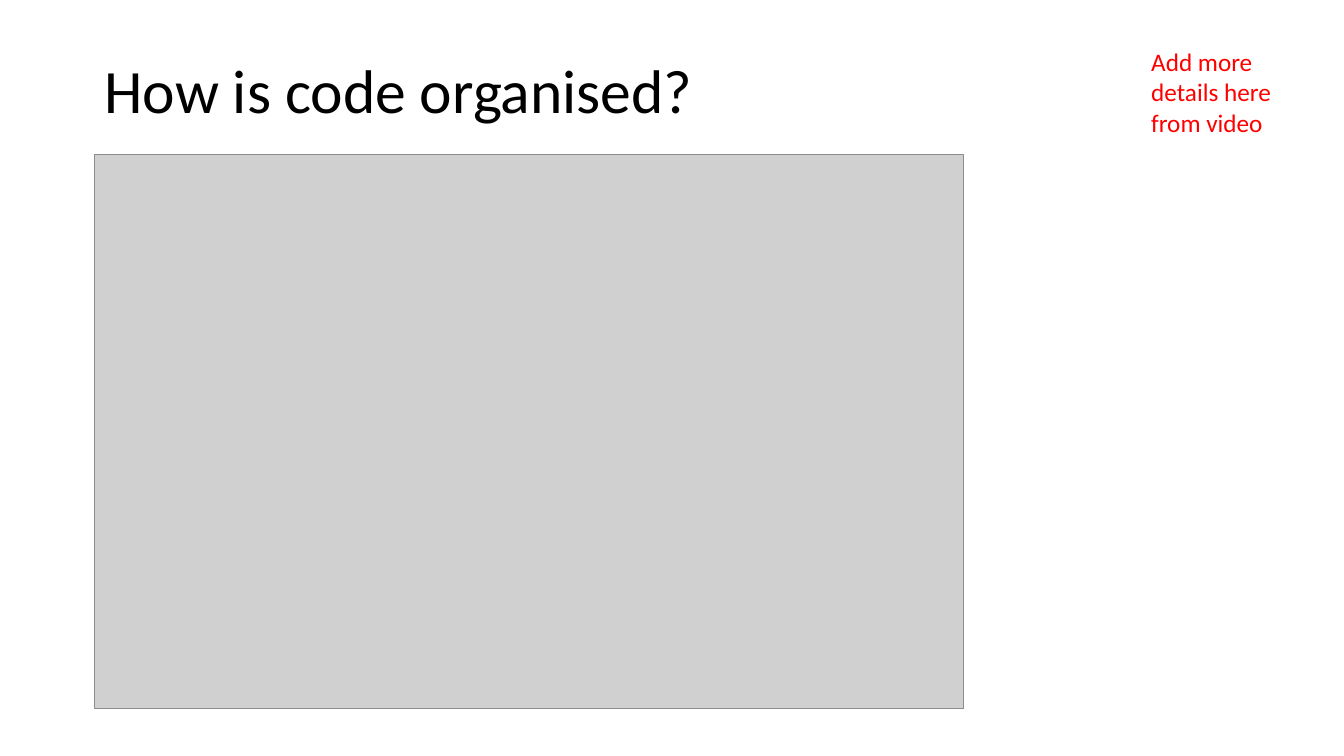
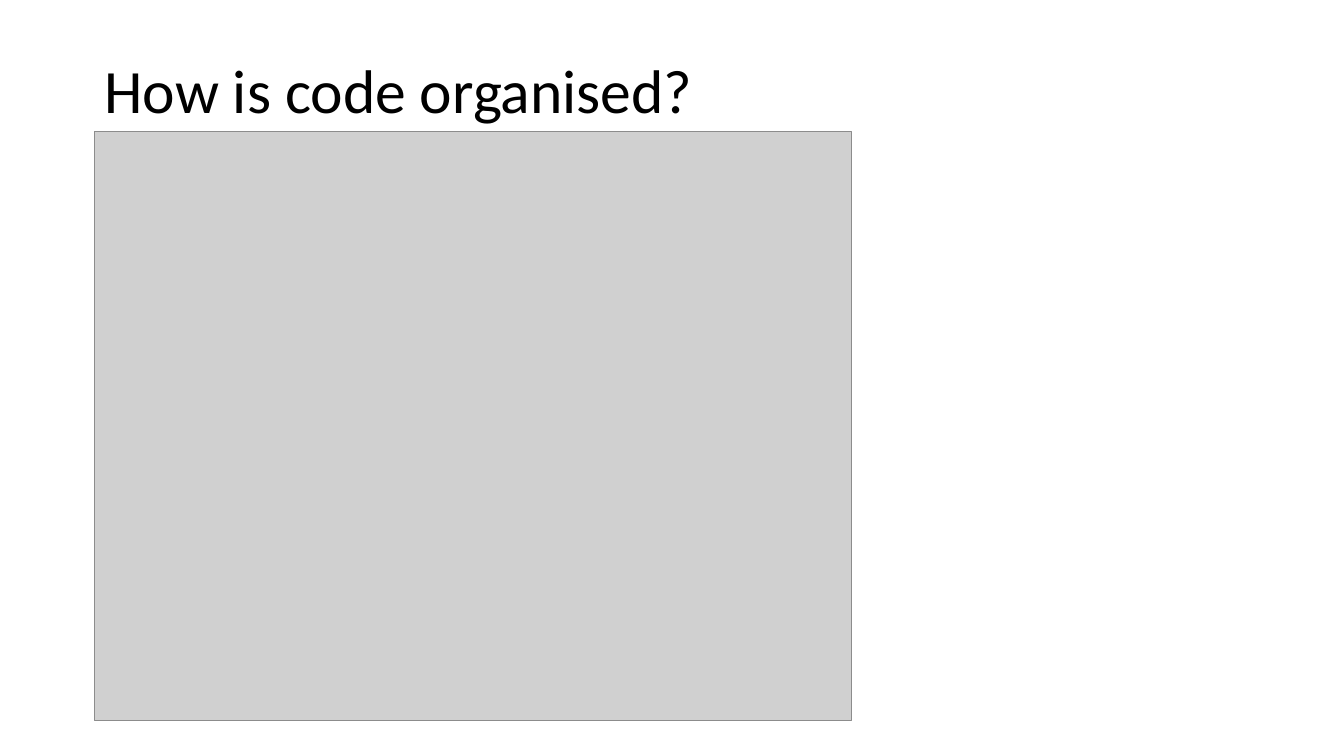
Before and after one commit to sarcah/Ruby-terminal-app, a slide deck: slide 5 of T1A3 presentation.pptx. Drawn at 1344x756 pixels with LibreOffice and Linux fonts; fonts in the diff are those of the drawing; grey boxes stand for pictures. Boxes give left, top, right and bottom in pixels: in the first picture for what was removed or moved away, otherwise in the second. Text is boxed around its words. In the diff, an @@ line names an element or a change of style, - is before the commit and + after.

```diff
--- a/T1A3 presentation.pptx
+++ b/T1A3 presentation.pptx
@@ text removed at (1151,53,1271,132) @@
-Add more details here from video
@@ picture: place and size @@
-picture at (95,154,964,709)
+picture at (95,132,852,721)
```
Also in this commit, not shown: 2 other slides changed, 1 slide added, 1 slide removed, 2 other files.
